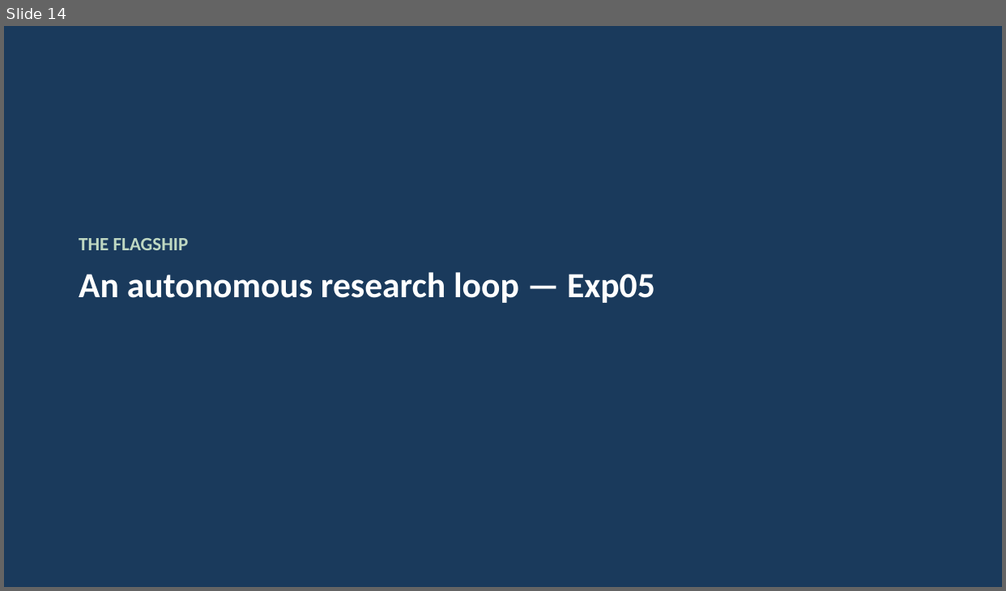
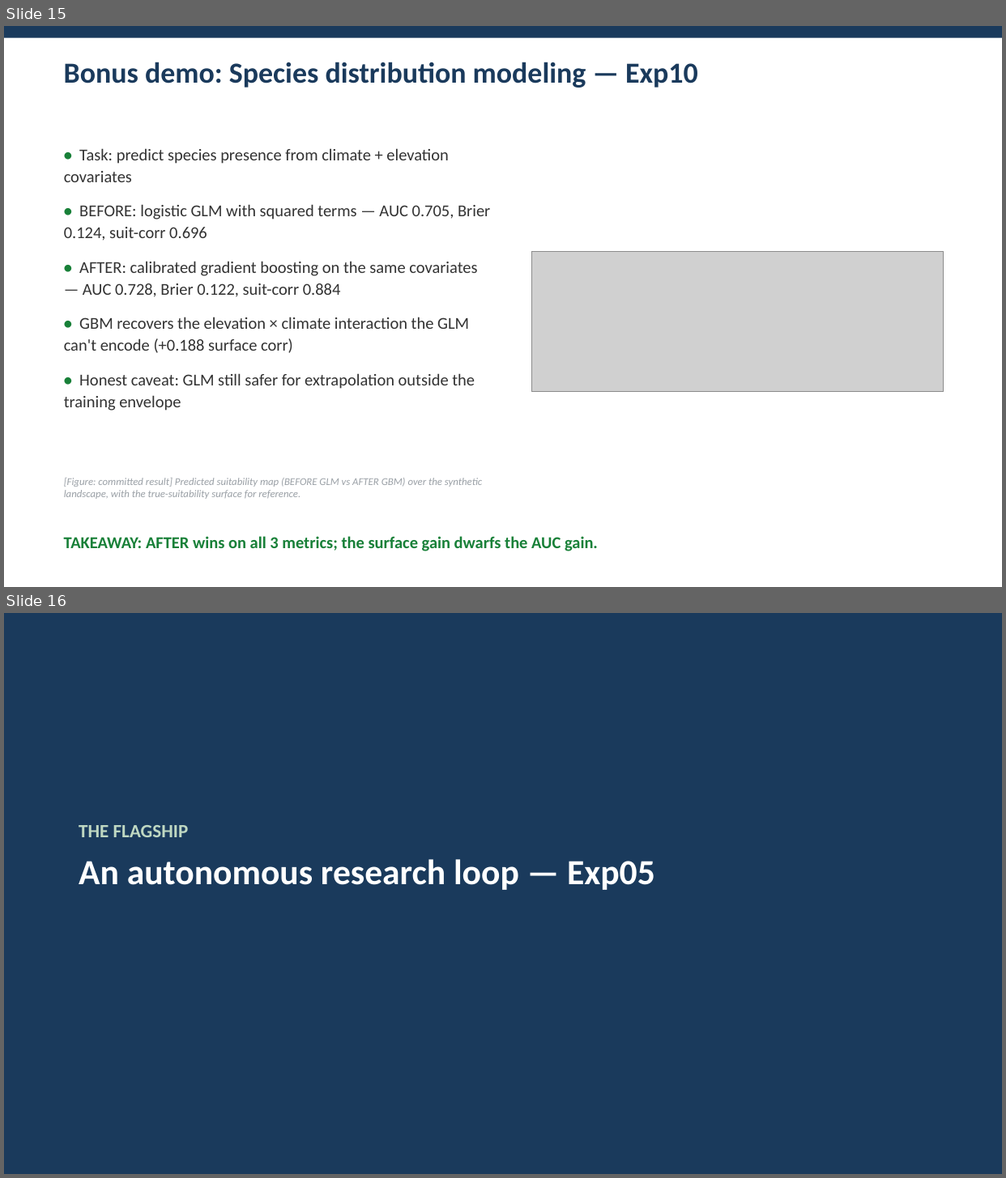
Before and after one commit to dlmastery/environment_stats_talk, a slide deck: docs/talk/deck.pptx. Shown one above the other, each under a label of ours: slide 14 before the commit, slides 15 and 16 after it. The pictures are 1006x591 and 1006x1178 pixels, drawn with LibreOffice and Linux fonts; fonts in the diff are those of the drawing; grey boxes stand for pictures. Boxes give left, top, right and bottom in pixels: in the first picture for what was removed or moved away, otherwise in the second. Text is boxed around its words. In the diff, an @@ line names an element or a change of style, - is before the commit and + after.

```diff
--- a/docs/talk/deck.pptx
+++ b/docs/talk/deck.pptx
@@ slide 15 added at bbox=[4, 26, 1002, 587], background #FFFFFF @@
@@ rectangle added at bbox=[4, 26, 1002, 38], fill #1A3A5C @@
@@ text added at bbox=[64, 62, 698, 88], 28 pt, text #1A3A5C, bold @@
+Bonus demo: Species distribution modeling — Exp10
@@ text added at bbox=[64, 148, 490, 411], 16 pt, text #333333 @@
+• Task: predict species presence from climate + elevation covariates
+• BEFORE: logistic GLM with squared terms — AUC 0.705, Brier 0.124, suit-corr 0.696
+• AFTER: calibrated gradient boosting on the same covariates — AUC 0.728, Brier 0.122, suit-corr 0.884
+• GBM recovers the elevation × climate interaction the GLM can't encode (+0.188 surface corr)
+• Honest caveat: GLM still safer for extrapolation outside the training envelope
@@ picture added at bbox=[532, 251, 944, 391] @@
@@ text added at bbox=[64, 478, 482, 499], 10 pt, text #9AA0A6, italic @@
+[Figure: committed result] Predicted suitability map (BEFORE GLM vs AFTER GBM) over the synthetic landscape, with the true-suitability surface for reference.
@@ text added at bbox=[64, 536, 598, 552], 16 pt, text #188038, bold @@
+TAKEAWAY: AFTER wins on all 3 metrics; the surface gain dwarfs the AUC gain.
@@ what was slide 14 is now slide 16 @@
```
Also in this commit, not shown: 1 other slide added, 1 other file.
